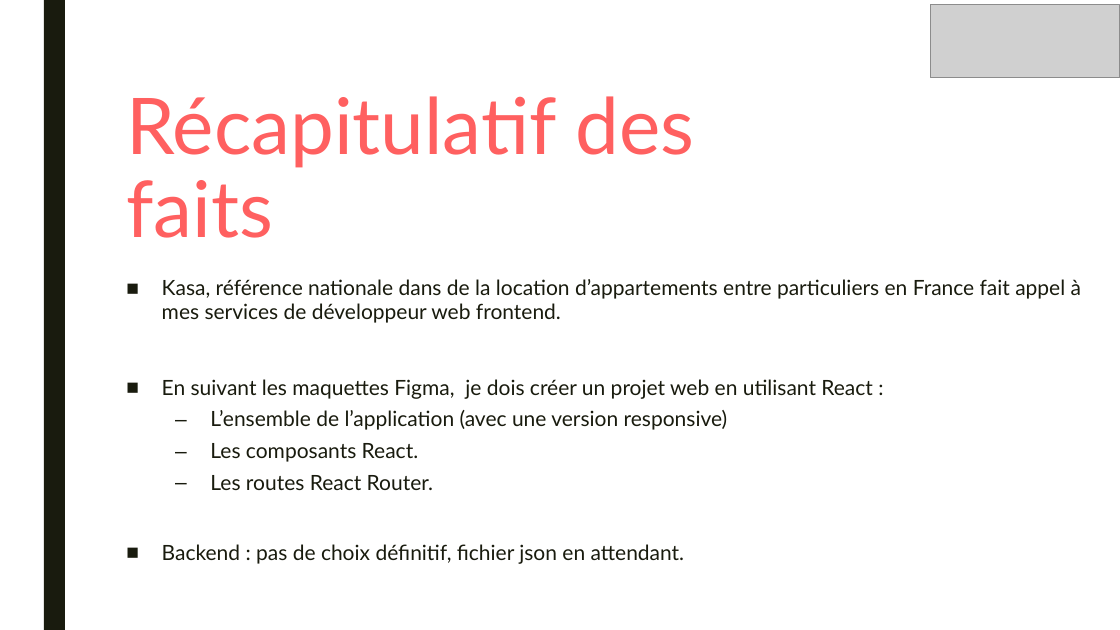
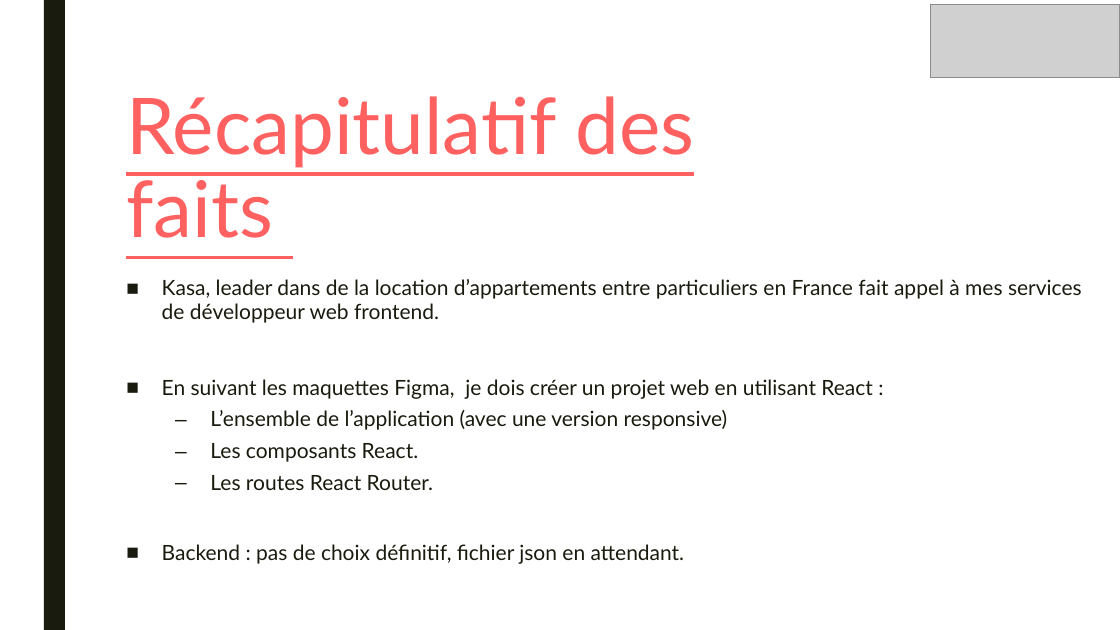
Before and after one commit to mathc28/Kasa, a slide deck: slide 2 of Soutenance/PrésentationP8.pptx. Drawn at 1120x630 pixels with LibreOffice and Linux fonts; fonts in the diff are those of the drawing; grey boxes stand for pictures. Boxes give left, top, right and bottom in pixels: in the first picture for what was removed or moved away, otherwise in the second. Text is boxed around its words. In the diff, an @@ line names an element or a change of style, - is before the commit and + after.

```diff
--- a/Soutenance/PrésentationP8.pptx
+++ b/Soutenance/PrésentationP8.pptx
@@ title "Récapitulatif des faits" at (126,96,694,238): underline on @@
@@ text at (162,279,1082,323): text changed @@
-■ Kasa, référence nationale dans de la location d’appartements entre particuliers en France fait appel à mes services de développeur web frontend.
+■ Kasa, leader dans de la location d’appartements entre particuliers en France fait appel à mes services de développeur web frontend.
```
Also in this commit, not shown: 6 other slides changed, 21 other files.
